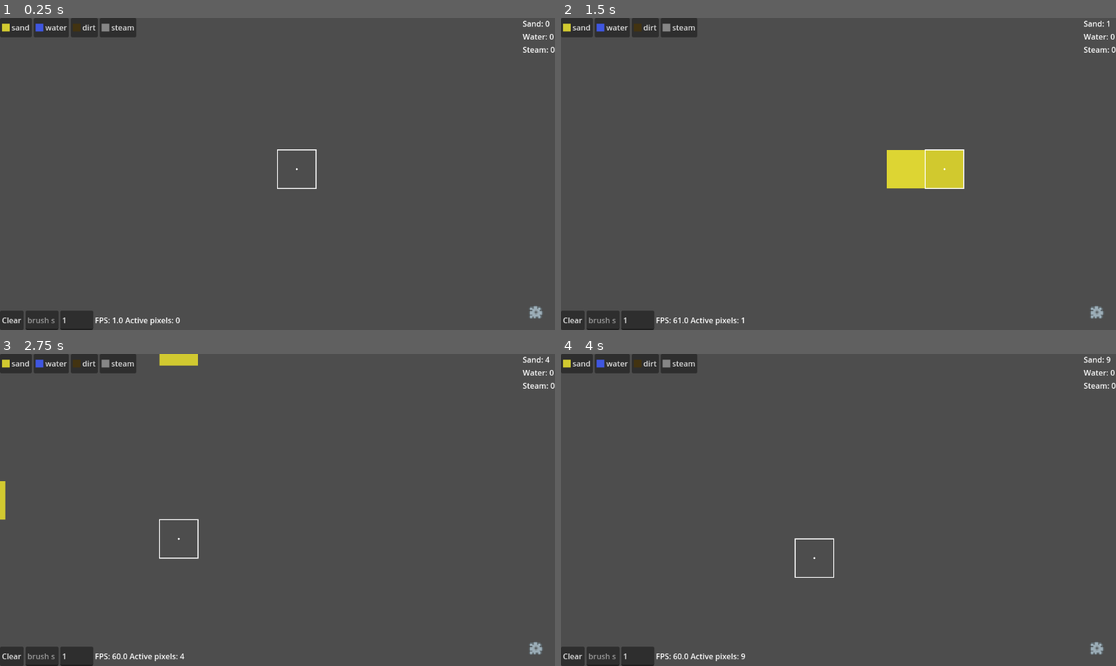
Above: before the commit, frames 1-4 (two rows, left to right).
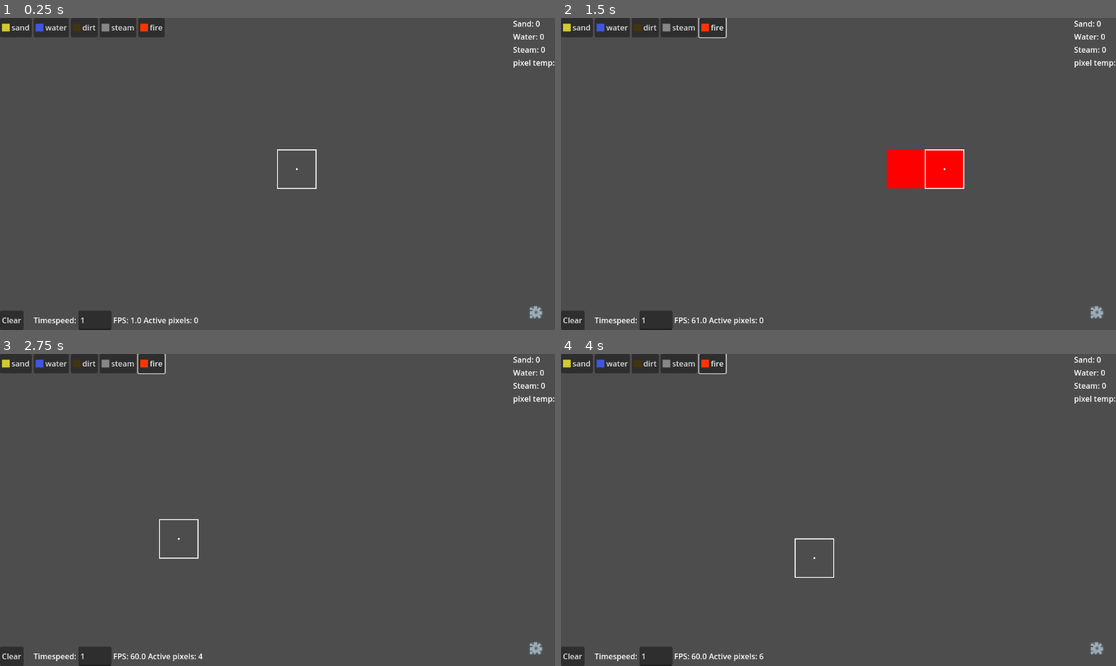
Above: after the commit, the same moments.

Repository: Abunanapro/Celullular-Automaton-Godot
Game: Godot game, scene res://Scenes/Game.tscn
Two runs of this game, one before a commit and one after it. Both use one fixed random seed, a clock stepped at 60 frames per second and the inputs below.
Inputs (mouse positions are in pixels of both pictures, inside the frame that each line leads up to):
- Up to frame 1 (0.25 s): no input
- Up to frame 2 (1.5 s): click (710, 27) at 0.5 s, where only the run after the commit has a clickable "fire"; move the mouse to (960, 158) at 1.27 s; hold D from 1.28 s (still down); hold Ctrl from 1.28 s (still down); click (960, 158) at 1.42 s
- Up to frame 3 (2.75 s): move the mouse to (166, 525) at 2.02 s; release D at 2.03 s; release Ctrl at 2.03 s; hold S from 2.03 s (still down); tap Ctrl at 2.1 s; click (166, 525) at 2.17 s
- Up to frame 4 (4 s): move the mouse to (894, 441) at 2.77 s; release S at 2.78 s; hold D 2.78-3.53 s; hold Ctrl 2.78-3.53 s; click (894, 441) at 2.92 s; move the mouse to (810, 572) at 3.52 s; hold W from 3.53 s (still down); tap Ctrl at 3.6 s; click (810, 572) at 3.67 s

The runs differ from the first frame. In frame 1, 1.5% of the frame differs, in the area x 4-100%, y 0-100%; in frame 2, 3.2%; in frame 3, 1.9%; in frame 4, 1.6%.

Commit message:
added fire still its too early to update web
next commit im going to update the web and make code smaller using functions

Diff:
--- a/Scenes/Game.tscn
+++ b/Scenes/Game.tscn
@@ -6,6 +6,7 @@
 [ext_resource type="Texture2D" uid="uid://b641gwgq60gee" path="res://Textures/dirt.png" id="4_7lihs"]
 [ext_resource type="Texture2D" uid="uid://cd1dlxynoa7vl" path="res://Textures/steam.png" id="5_b2bpf"]
 [ext_resource type="Texture2D" uid="uid://bqoldkipkvsqn" path="res://Textures/GUI textures/config.png" id="6_7lihs"]
+[ext_resource type="Texture2D" uid="uid://dwfi3g0iareje" path="res://Textures/fire.png" id="6_71axn"]
 [ext_resource type="Script" uid="uid://c223ka8rqhgdd" path="res://Scenes/mouse_previewer.gd" id="6_bf53h"]
 [ext_resource type="Texture2D" uid="uid://dk5ltye3ej1w0" path="res://icon.png" id="7_fgofq"]
 [ext_resource type="FontFile" uid="uid://bdc17o426iqte" path="res://Textures/Fonts/minecraft-seven/seven.ttf" id="8_2irst"]
@@ -48,12 +49,27 @@
 texture = ExtResource("5_b2bpf")
 0:0/next_alternative_id = 4
 0:0/0 = 0
+0:0/0/custom_data_0 = 30.0
 0:0/1 = 1
 0:0/1/modulate = Color(0.9, 0.9, 0.9, 1)
+0:0/1/custom_data_0 = 30.0
 0:0/2 = 2
 0:0/2/modulate = Color(0.95, 0.95, 0.95, 1)
+0:0/2/custom_data_0 = 30.0
 0:0/3 = 3
 0:0/3/modulate = Color(0.97, 0.97, 0.97, 1)
+0:0/3/custom_data_0 = 30.0
+
+[sub_resource type="TileSetAtlasSource" id="TileSetAtlasSource_71axn"]
+texture = ExtResource("6_71axn")
+0:0/next_alternative_id = 4
+0:0/0 = 0
+0:0/1 = 1
+0:0/1/modulate = Color(1.7215022, 3.6408195, 1.797728e-05, 1)
+0:0/2 = 2
+0:0/2/modulate = Color(1.2088029, 0, 0, 1)
+0:0/3 = 3
+0:0/3/modulate = Color(3.9076936, 4.574041, 9.516133e-05, 1)
 
 [sub_resource type="TileSet" id="TileSet_74vwe"]
 physics_layer_0/collision_layer = 1
@@ -63,6 +79,7 @@
 sources/2 = SubResource("TileSetAtlasSource_gl6un")
 sources/3 = SubResource("TileSetAtlasSource_j5yw3")
 sources/4 = SubResource("TileSetAtlasSource_7lihs")
+sources/5 = SubResource("TileSetAtlasSource_71axn")
 
 [sub_resource type="StyleBoxFlat" id="StyleBoxFlat_2irst"]
 content_margin_left = 303.0
@@ -135,6 +152,11 @@
 text = "steam"
 icon = ExtResource("5_b2bpf")
 
+[node name="fire" type="Button" parent="CanvasLayer/UI/MarginContainer2/HBoxContainer"]
+layout_mode = 2
+text = "fire"
+icon = ExtResource("6_71axn")
+
 [node name="MarginContainer" type="MarginContainer" parent="CanvasLayer/UI"]
 layout_mode = 1
 anchors_preset = 1
@@ -159,6 +181,10 @@
 layout_mode = 2
 text = "Steam:"
 
+[node name="selected temp" type="Label" parent="CanvasLayer/UI/MarginContainer/VBoxContainer"]
+layout_mode = 2
+text = "pixel temp:"
+
 [node name="MarginContainer3" type="MarginContainer" parent="CanvasLayer/UI"]
 layout_mode = 1
 anchors_preset = 2
@@ -176,6 +202,7 @@
 text = "Clear"
 
 [node name="brush" type="LineEdit" parent="CanvasLayer/UI/MarginContainer3/HBoxContainer"]
+visible = false
 layout_mode = 2
 placeholder_text = "brush size"
 
@@ -184,6 +211,10 @@
 layout_mode = 2
 placeholder_text = "canvas size"
 
+[node name="Label" type="Label" parent="CanvasLayer/UI/MarginContainer3/HBoxContainer"]
+layout_mode = 2
+text = "    Timespeed:"
+
 [node name="time" type="LineEdit" parent="CanvasLayer/UI/MarginContainer3/HBoxContainer"]
 layout_mode = 2
 text = "1"
@@ -191,7 +222,7 @@
 
 [node name="fpss" type="Label" parent="CanvasLayer/UI/MarginContainer3/HBoxContainer"]
 layout_mode = 2
-text = "FPS"
+text = "     FPS"
 
 [node name="updates" type="Label" parent="CanvasLayer/UI/MarginContainer3/HBoxContainer"]
 layout_mode = 2
--- a/Scripts/sandsystem.gd
+++ b/Scripts/sandsystem.gd
@@ -1,14 +1,26 @@
 extends Node
-var brush=4 #id of the material selected
+var brush=5 #id of the material selected
 var brush_size=1
+var brushtemp= 0 #temperature of brush
 const ID_SAND  = 1
 const ID_WATER =2
 const ID_DIRT  = 3
 const ID_STEAM =4
-const DensityList=[1.5,1,99,0.5]
-const CDispersionList=[2,5,0,5]
-var DispersionList=[2,5,0,5]
-const ActiveMaterialList=[1,2,4] #Place here material IDS that you want to "tick"
+const ID_FIRE = 5
+const DensityList=[1.5,1,99,0.5,0.3]
+const CDispersionList=[2,5,0,5,2]
+var DispersionList=[2,5,0,5,2]
+const ActiveMaterialList=[1,2,4,5] #Place here material IDS that you want to "tick"
+#-----
+#FIRE RELATED THINGS
+var fire_lifespan: Dictionary = {} # Vector2i -> int (ticks remaining)
+const FlammableList = [ID_DIRT]    # add any other IDs you want fire to consume
+const FIRE_MIN_LIFE = 15
+const FIRE_MAX_LIFE = 35
+const FIRE_SPREAD_CHANCE = 0.35    # chance per tick to ignite an eligible neighbor
+const FIRE_EXTINGUISH_ON_WATER = true
+#------
+var temperature_map: Dictionary = {}
 var holding= false
 var holdingDelete=false
 var delete=false
@@ -31,6 +43,7 @@
 @onready var fpslabel =$"../CanvasLayer/UI/MarginContainer3/HBoxContainer/fpss"
 @onready var updateslabel =$"../CanvasLayer/UI/MarginContainer3/HBoxContainer/updates"
 #material update labels
+@onready var tempselectedLabel=$"../CanvasLayer/UI/MarginContainer/VBoxContainer/selected temp"
 @onready var SandCountLabel=$"../CanvasLayer/UI/MarginContainer/VBoxContainer/SandCount"
 @onready var WaterCountLabel=$"../CanvasLayer/UI/MarginContainer/VBoxContainer/WaterCount"
 @onready var SteamCountLabel=$"../CanvasLayer/UI/MarginContainer/VBoxContainer/SteamCount"
@@ -44,6 +57,7 @@
 @onready var waterbutton=$"../CanvasLayer/UI/MarginContainer2/HBoxContainer/water"
 @onready var dirtbutton=$"../CanvasLayer/UI/MarginContainer2/HBoxContainer/dirt"
 @onready var steambutton=$"../CanvasLayer/UI/MarginContainer2/HBoxContainer/steam"
+@onready var firebutton=$"../CanvasLayer/UI/MarginContainer2/HBoxContainer/fire"
 #buttons-system
 @onready var clearbutton=$"../CanvasLayer/UI/MarginContainer3/HBoxContainer/time"
 @onready var settingsbutton=$"../CanvasLayer/UI/MarginContainer4/BoxContainer/TextureButton"
@@ -67,6 +81,7 @@
 #updates
 @onready var updates=0
 func _ready() -> void:
+
 	timer.timeout.connect(_on_timer_timeout) #this makes shure the signal is conneted ti timer
 	timer.start()   #starts timer just in case it is not starting for some weird reason...
 		# Fix label widths and prevent them from expanding/shrinking
@@ -131,32 +146,43 @@
 		var tilexy = tilemap.local_to_map(tilemap.to_local(mouse_pos))
 		var offset = floor(brush_size / 2.0)
 		tilemap.set_cell(tilexy, brush, Vector2i(0, 0))
-
+		temperature_map[tilexy] = brushtemp
 		for n in brush_size:
 			for i in brush_size:
 				var pos = tilexy + Vector2i(n - offset, i - offset)
 				tilemap.set_cell(pos, brush,Vector2i(0,0) ,randi_range(0, 3))
-
+				temperature_map[pos] = brushtemp
 
 	# WASD pan
 	var dir = Vector2(int(Input.is_key_pressed(KEY_A))-int(Input.is_key_pressed(KEY_D)),int(Input.is_key_pressed(KEY_W))-int(Input.is_key_pressed(KEY_S)))
 	#this moves tilemap with wasd using pan speed :D
 	if dir != Vector2.ZERO:
 		tilemap.position += dir.normalized() * pan_speed * delta
+
+
+
 func updatebrush():
 	brush_size=brushsizeslider.value
 	if waterbutton.button_pressed==true:
 		brush=ID_WATER
+		brushtemp=30
 		lastmaterialbrush=ID_WATER
 	elif dirtbutton.button_pressed==true:
 		brush=ID_DIRT
+		brushtemp=30
 		lastmaterialbrush=ID_DIRT
 	elif sandbutton.button_pressed==true:
 		brush=ID_SAND
+		brushtemp=30
 		lastmaterialbrush=ID_SAND
 	elif  steambutton.button_pressed==true:
 		brush=ID_STEAM
+		brushtemp=100
 		lastmaterialbrush=ID_STEAM
+	elif  firebutton.button_pressed==true:
+		brush=ID_FIRE
+		brushtemp=400
+		lastmaterialbrush=ID_FIRE
 	if delete==true:
 		brush=-1
 
@@ -374,3 +400,59 @@
 								tilemap.set_cell(right, ID,Vector2i(0, 0),variation)
 								ProccesedCells[cell] = true
 								ProccesedCells[right] = true
+				ID_FIRE:
+					var ID = ID_FIRE
+					var variation = tilemap.get_cell_alternative_tile(cell)
+
+					# --- lifespan tracking ---
+					if not fire_lifespan.has(cell):
+						fire_lifespan[cell] = randi_range(FIRE_MIN_LIFE, FIRE_MAX_LIFE)
+
+					fire_lifespan[cell] -= 1 #we make the fire lose life each tick
+
+					# extinguish once lifespan runs out
+					if fire_lifespan[cell] <= 0:
+						tilemap.set_cell(cell, -1)#turns into air
+						temperature_map.erase(cell)#
+						fire_lifespan.erase(cell)
+						ProccesedCells[cell] = true
+					else:
+						var neighbors = [up, down, left, right, cell+Vector2i(1,-1), cell+Vector2i(-1,-1), cell+Vector2i(1,1), cell+Vector2i(-1,1)]
+						var extinguished = false
+
+						# check for water touching this fire -> put it out, turn to steam
+						if FIRE_EXTINGUISH_ON_WATER:
+							for n in neighbors:
+								if tilemap.get_cell_source_id(n) == ID_WATER:
+									tilemap.set_cell(cell, ID_STEAM, Vector2i(0,0), randi_range(0,3))
+									temperature_map[cell] = 100
+									fire_lifespan.erase(cell)
+									ProccesedCells[cell] = true
+									extinguished = true
+									break
+
+						if not extinguished:
+							# try to ignite a random flammable neighbor
+							neighbors.shuffle()#rondomizes neighbor order
+							for n in neighbors:
+								var n_id = tilemap.get_cell_source_id(n)
+								if n_id in FlammableList and not ProccesedCells.has(n) and not fire_lifespan.has(n):
+									if randf() < FIRE_SPREAD_CHANCE:
+										tilemap.set_cell(n, ID_FIRE, Vector2i(0,0), randi_range(0,3))
+										fire_lifespan[n] = randi_range(FIRE_MIN_LIFE, FIRE_MAX_LIFE)
+										temperature_map[n] = 400
+										ProccesedCells[n] = true
+										break # one ignite per tick keeps spread readable, remove to make it more aggressive
+
+							# --- visual flicker: randomize the alt tile every tick so it "dances" ---
+							tilemap.set_cell(cell, ID, Vector2i(0,0), randi_range(0,3))
+
+							# --- slight upward drift, like flame licking up, without full steam-style gas physics ---
+							if randf() < 0.4 and tilemap.get_cell_source_id(up) == -1 and not ProccesedCells.has(up) and not ProccesedCells.has(cell):
+								tilemap.set_cell(cell, -1)
+								tilemap.set_cell(up, ID, Vector2i(0,0), randi_range(0,3))
+								fire_lifespan[up] = fire_lifespan[cell]
+								fire_lifespan.erase(cell)
+								temperature_map[up] = temperature_map.get(cell, 400)
+
+							ProccesedCells[cell] = true
Not shown: 1 places in Scenes/Game.tscn that only renumber resources
Binary file added: Textures/fire.png
Not shown, added: Textures/fire.png.import
Not shown, added: docs/index.apple-touch-icon.png.import
Not shown, added: docs/index.icon.png.import
Not shown, added: docs/index.png.import
